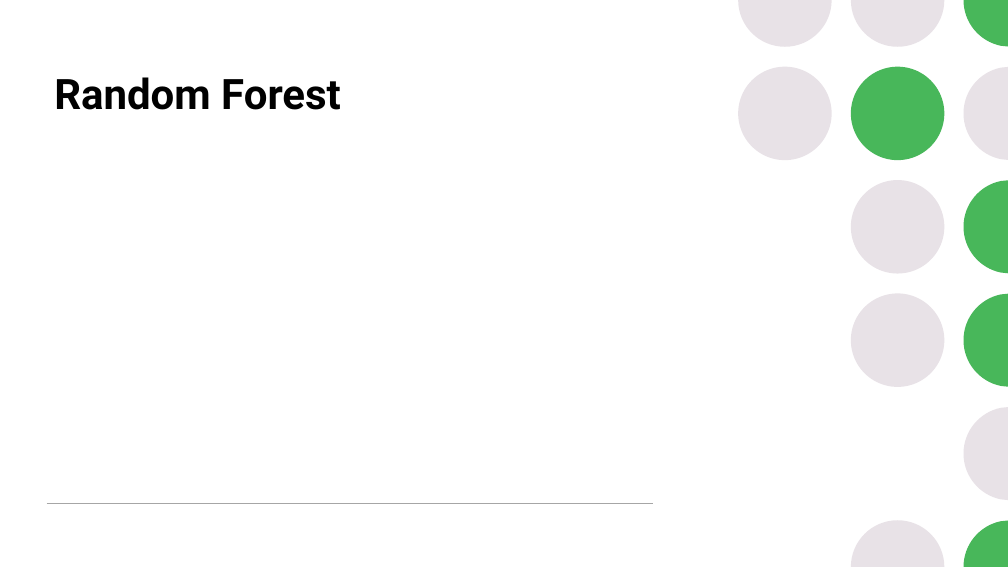
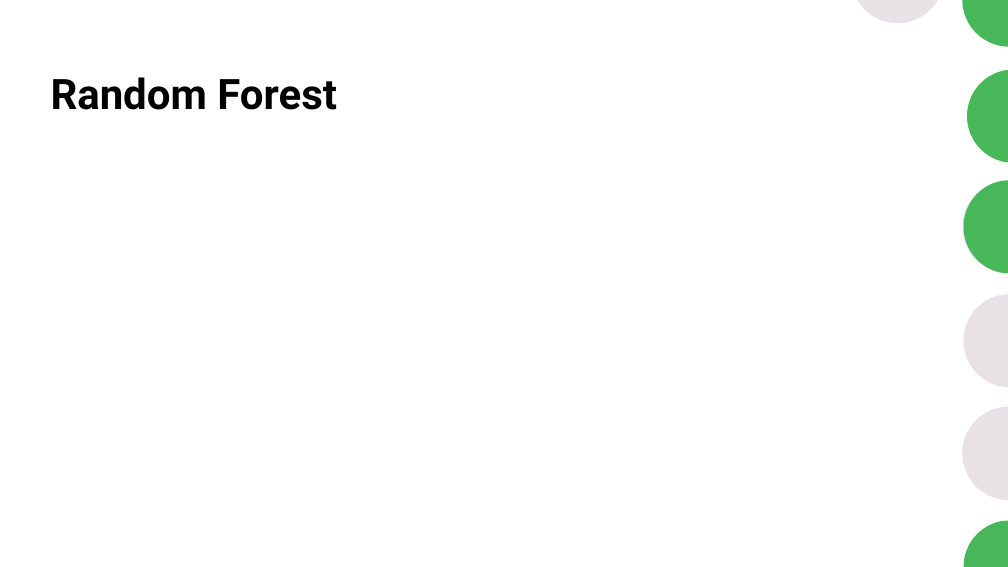
Before and after one commit to mark-earl/AML-PRJ3, a slide deck: slide 11 of deliverables/Presentation.pptx (slide 9 before the commit). Drawn at 1008x567 pixels with LibreOffice and Linux fonts; fonts in the diff are those of the drawing. Boxes give left, top, right and bottom in pixels: in the first picture for what was removed or moved away, otherwise in the second. Text is boxed around its words. In the diff, an @@ line names an element or a change of style, - is before the commit and + after.

```diff
--- a/deliverables/Presentation.pptx
+++ b/deliverables/Presentation.pptx
@@ freeform shape: place and size @@
-freeform shape at (851, 0, 944, 47)
+freeform shape at (851, 0, 944, 23)
@@ ellipse: place and size @@
-ellipse at (851, 67, 944, 160)
+ellipse at (963, 0, 1008, 47)
@@ title "Random Forest": place and size @@
-title "Random Forest" at (54, 77, 341, 110)
+title "Random Forest" at (51, 77, 337, 110)
@@ freeform shape at (967, 70, 1008, 163): fill #E8E2E7 to #48B75A; outline redrawn @@
@@ ellipse: place and size @@
-ellipse at (851, 180, 944, 274)
+ellipse at (963, 180, 1008, 274)
@@ ellipse removed at (851, 293, 944, 387) @@
@@ freeform shape at (964, 294, 1008, 387): fill #48B75A to #E8E2E7; outline redrawn @@
@@ ellipse: place and size @@
-ellipse at (738, 67, 832, 160)
+ellipse at (963, 407, 1008, 501)
@@ freeform shape: place and size @@
-freeform shape at (738, 0, 832, 47)
+freeform shape at (963, 407, 1008, 454)
@@ line removed from (47, 504) to (653, 504) @@
@@ freeform shape removed at (851, 520, 944, 567) @@
```
Also in this commit, not shown: 7 other slides changed, 4 slides added, 3 slides removed.
